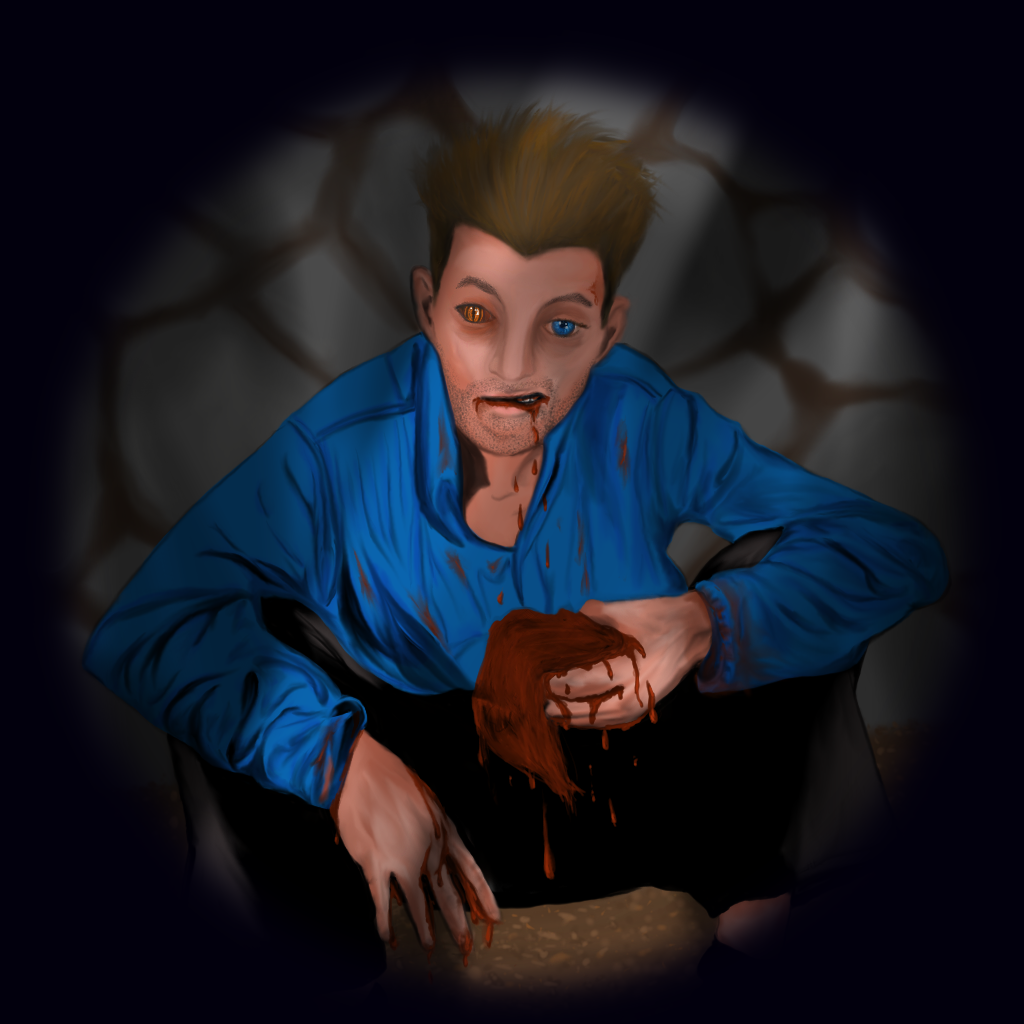
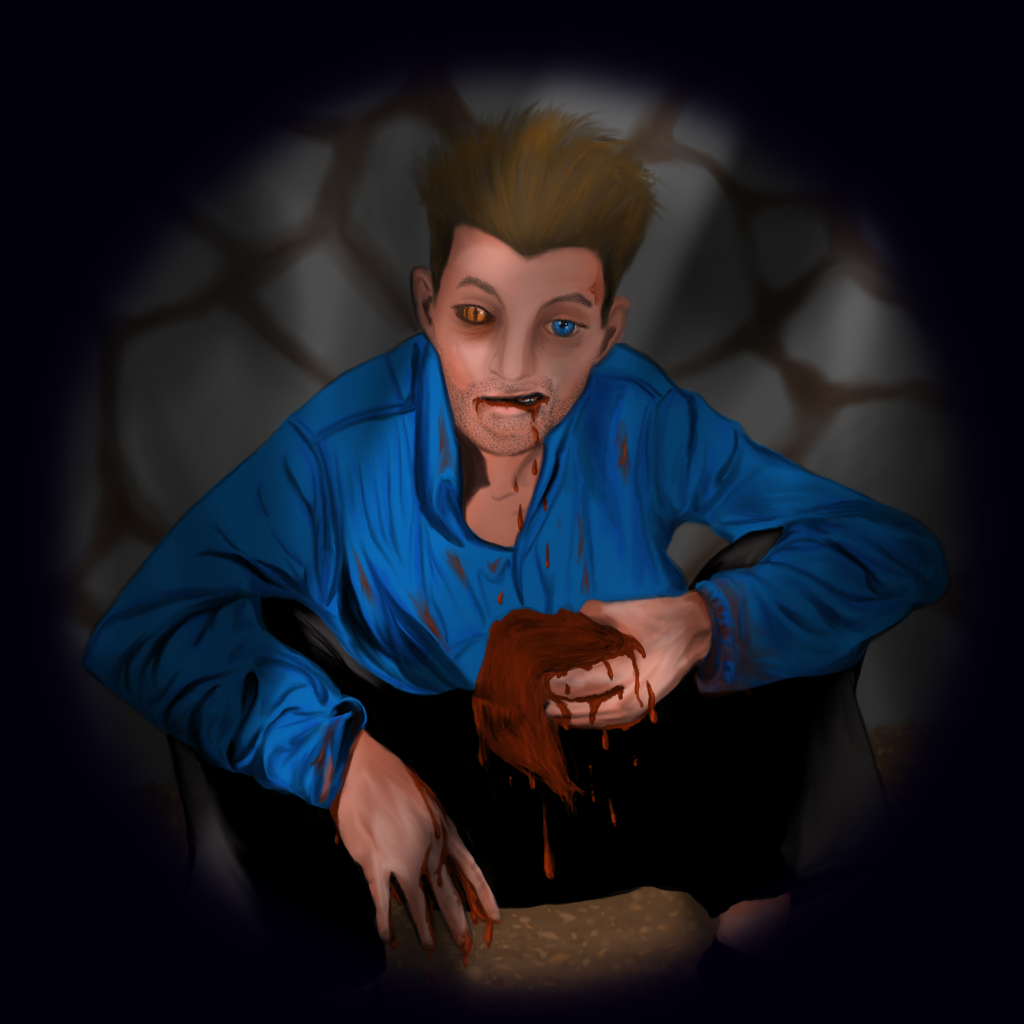
Revision of a layered 1024px x 1024px image; what changed, layer by layer:
painted on "Title.png" over [434, 285, 663, 915]
